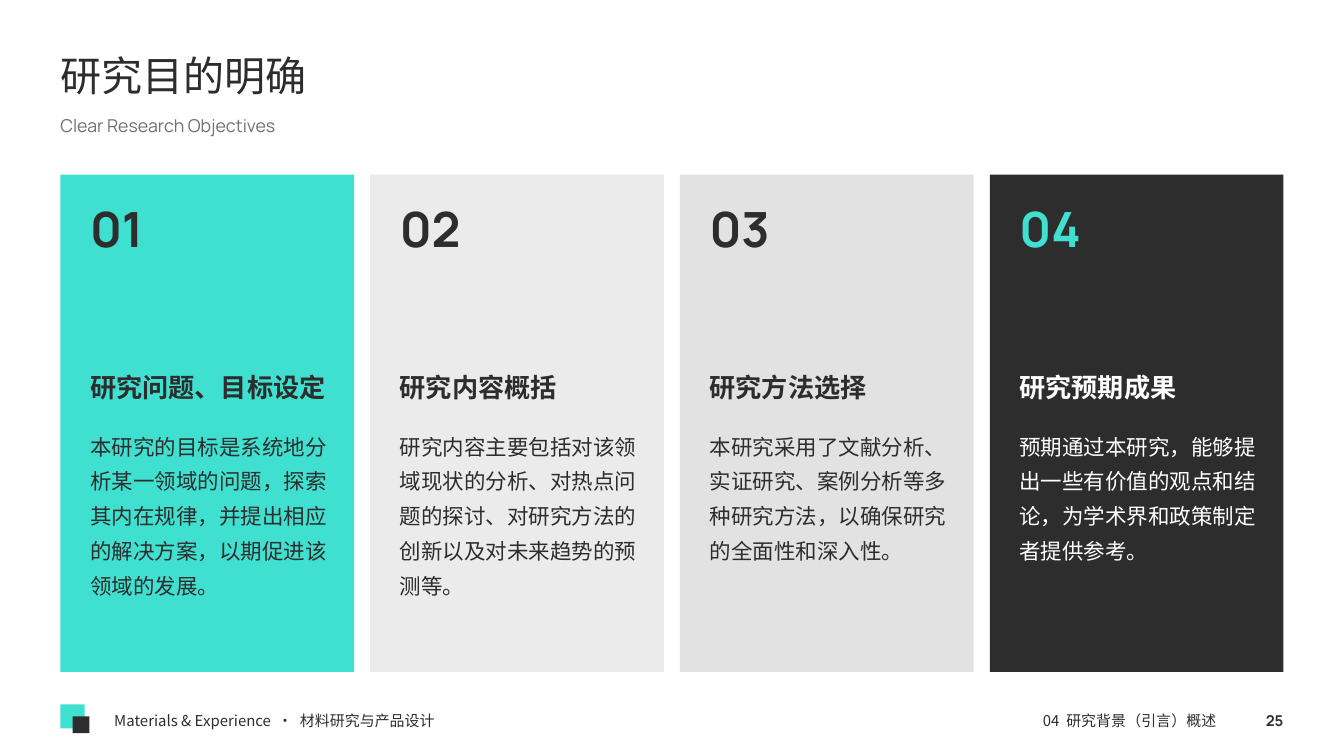
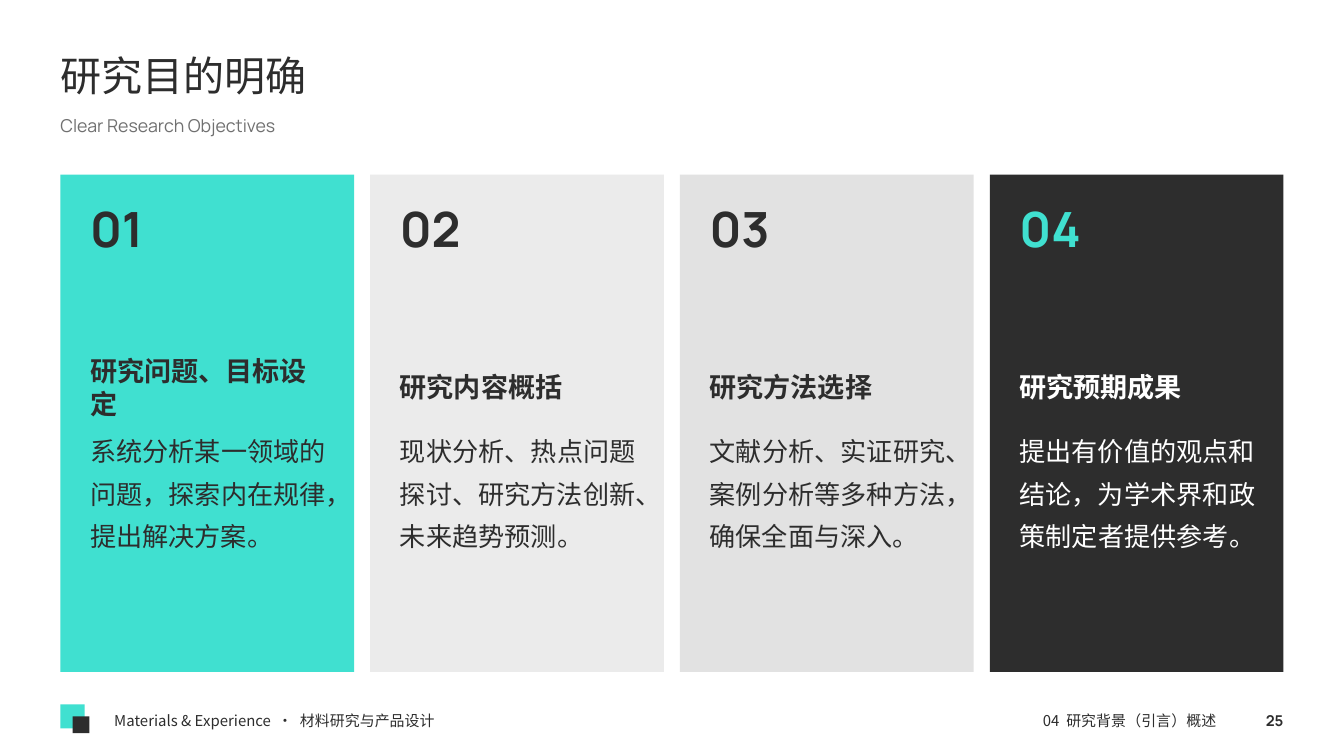
Before and after one commit to memoryzm214/Ericzm214, a slide deck: slide 25 of courses/第3课_学术论文研究背景撰写技巧.pptx. Drawn at 1344x756 pixels with LibreOffice and Linux fonts; fonts in the diff are those of the drawing. Boxes give left, top, right and bottom in pixels: in the first picture for what was removed or moved away, otherwise in the second. Text is boxed around its words. In the diff, an @@ line names an element or a change of style, - is before the commit and + after.

```diff
--- a/courses/第3课_学术论文研究背景撰写技巧.pptx
+++ b/courses/第3课_学术论文研究背景撰写技巧.pptx
@@ size 14 to 14.5 pt in 4 elements at <box>90,358,307,416</box>, <box>400,374,563,400</box>, <box>710,374,873,400</box>, <box>1019,374,1182,400</box> @@
@@ text at <box>90,439,352,548</box>: text changed; size 11.5 to 14 pt @@
-本研究的目标是系统地分析某一领域的问题，探索其内在规律，并提出相应的解决方案，以期促进该领域的发展。
+系统分析某一领域的问题，探索内在规律，提出解决方案。
@@ text at <box>400,439,662,548</box>: text changed; size 11.5 to 14 pt @@
-研究内容主要包括对该领域现状的分析、对热点问题的探讨、对研究方法的创新以及对未来趋势的预测等。
+现状分析、热点问题探讨、研究方法创新、未来趋势预测。
@@ text at <box>710,439,972,548</box>: text changed; size 11.5 to 14 pt @@
-本研究采用了文献分析、实证研究、案例分析等多种研究方法，以确保研究的全面性和深入性。
+文献分析、实证研究、案例分析等多种方法，确保全面与深入。
@@ text at <box>1019,439,1255,548</box>: text changed; size 11.5 to 14 pt @@
-预期通过本研究，能够提出一些有价值的观点和结论，为学术界和政策制定者提供参考。
+提出有价值的观点和结论，为学术界和政策制定者提供参考。
```
Also in this commit, not shown: 20 other slides changed.
